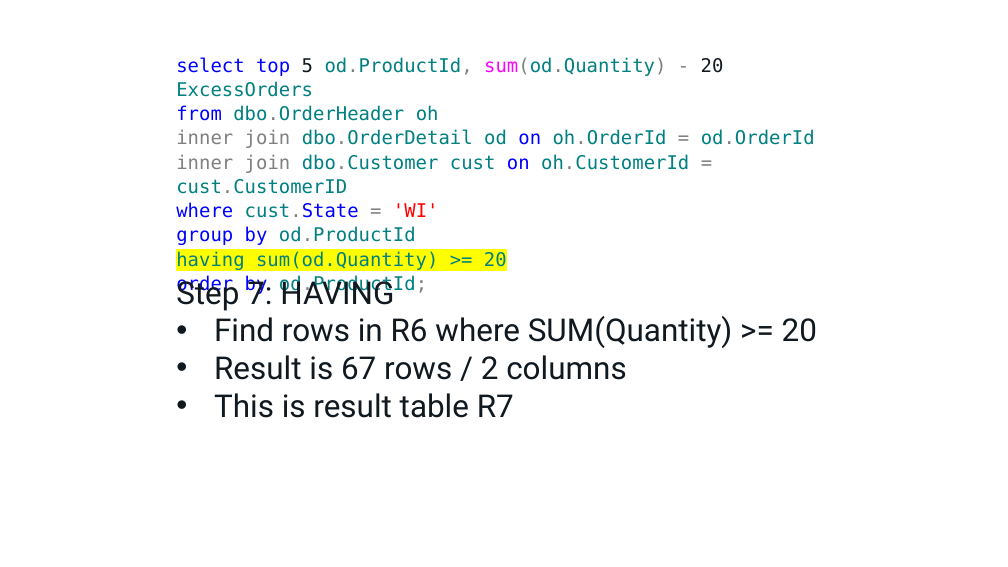
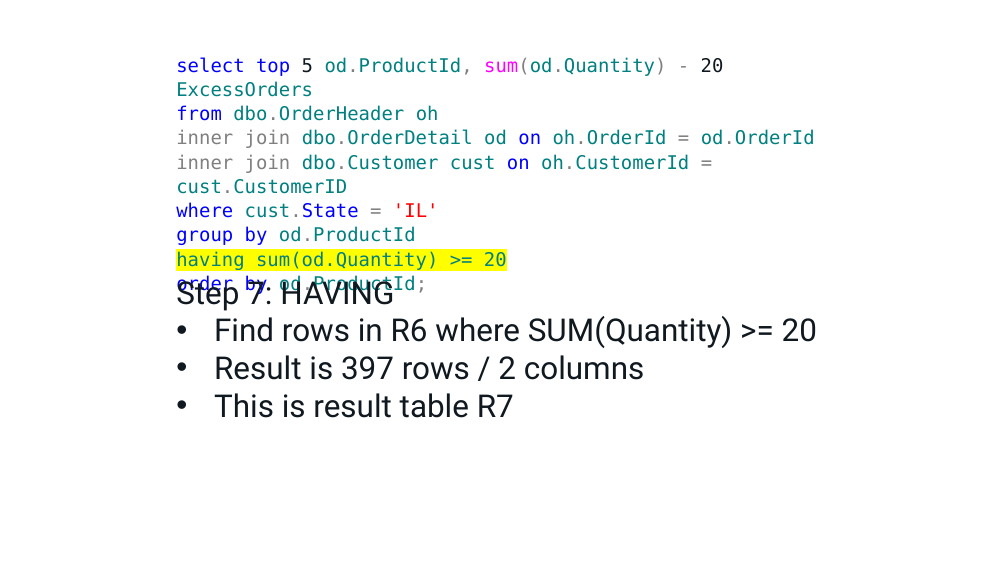
Before and after one commit to tf3604/OptimizerPresentation, a slide deck: slide 15 of Optimizer.pptx. Drawn at 1008x567 pixels with LibreOffice and Linux fonts; fonts in the diff are those of the drawing; background and template pictures are left out. Boxes give left, top, right and bottom in pixels: in the first picture for what was removed or moved away, otherwise in the second. Text is boxed around its words. In the diff, an @@ line names an element or a change of style, - is before the commit and + after.

```diff
--- a/Optimizer.pptx
+++ b/Optimizer.pptx
@@ text at (176,202,439,218): text changed @@
-where cust.State = 'WI'
+where cust.State = 'IL'
@@ text at (214,355,644,380): text changed @@
-• Result is 67 rows / 2 columns
+• Result is 397 rows / 2 columns
```
Also in this commit, not shown: 15 other slides changed, 1 other file.
